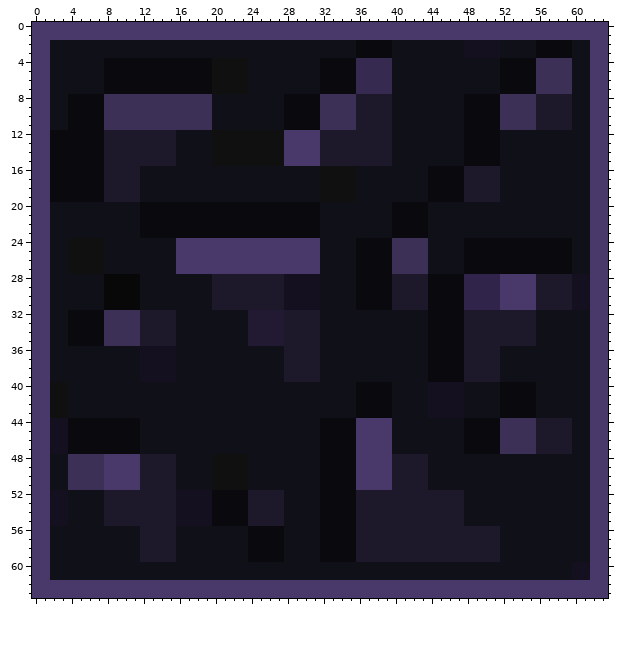
Edited in one commit: pixel-art sprite (nodes/default_obsidian.png). This is how it looked before the edit.
The file is 64x64 pixels. Colours within 5 levels of each other are drawn and written as one.
Now the later version:
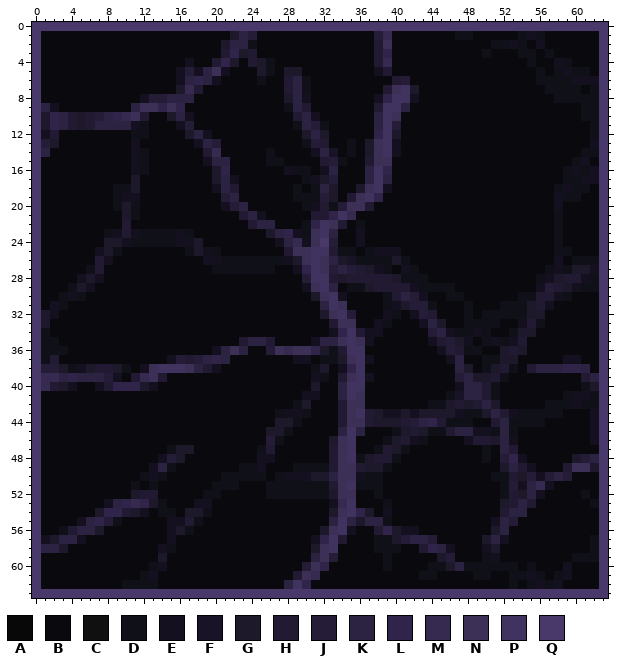
Palette (. is transparent): A #080808  B #09090e  C #101010  D #101018  E #141020  F #181326  G #1e182b  H #211a32  J #251d38  K #2c2342  L #30244a  M #362a50  N #3c3056  P #41335f  Q #48396a
Change:
Changed rows in their new state; - is an unchanged pixel.
first column x 1:
 1 BBBBBBBBBBBBBBBBBBBBBGKJBBBBBBBBBBBBBJMBBBBBBBDDBBBBBDEDBBBBBB
 2 BBBBBBBBBBBBBBBBBBBBGKK-BBBBBBBBBBB--HNBBBBBBBBBBBD-E-BE---BBB
 3 BBBBBBBBBBBBBBBBBBBBHLGHBBBBBBBBBBB--HLBBBBBBBBBBDBBB---D--BBB
 4 BBBBBBB---------E--HLGBHG-BBBBB----BBH-BBBBBBBBBBBB---DBBEDBBB
 5 BBBBBBB--------EJEKNEBBBG-BGGBB----BBEHBBBBBBBBBBBB----DBDE--B
 6 BBBBBBB--------EKLKEBBBB-BBHK-B----BBBBHJBBBBBBBBBB----DDDDEEE
 7 BBBBBBB--------GMH-BBBBBBBBHK-B----BBBHNPGBBBBBBBBB----BDDD-BD
 8 BBB----BBBBEJJKKKBBBBBBBBBBGKE-BBBBBBELPPEBBBBB----BBBBBBDD--D
 9 KEB----BBBK--L-LBBBBBBBBBBBDKH-BBBBBBHPPKBBBBBB----BBBBBBBBB-D
10 GLKHGHJKLM-HBBGKEBBBBBBBBBB-HKEBBBBBBKPNBBBBBBB----BBBBBBBBB-D
11 GLKHGHKKKKEDBBBEJBBBBBBBBBB-DKJDBBBBBKPJBBBBBBB----BBBBBBBBBBD
12 EH-----BBBDDBBBBGKEBBBBBBBBBBGK-BBBBBLPGBBBBBBB----BBBBBBBBBBD
13 JG-----BBBEBBBBBBEKJBBBBBBBBBDJHBBDB-NPEBBBBBBB----BBBBBBBBBBE
14 K------BBBEDBBBBBBHMBBBBBDBBBBEKFBDB-NPEBBBBBBB----BBBBBBBBB-D
15 B------BBBEDBBBBBBEKKBBBBDDBBBBHJDBBHNNBBBBBBBB----BBBBBBBB-EB
16 B------BBBE-BBBBBBBGLBBBBBBE--BEKBBBKPLBBBB----BBBBBBBBBBB-E-E
17 B------BBB-BBBBBBBBGKEBBBBBBB-EGJBBBKPKBBBB----BBBBBBBBBBB--EE
18 B------BDD-BBBBBBBBEKHBBBBBB-B-KGBBGNPEBBBB----BBBBBBBBBB-E--B
19 B------BDEEBBBBBBBBBJKBBBBBB---JGBHNPLBBBBB----BBBBBBBBBBE--BB
20 BBBBBBBB-G----------EJK------DEH-JNNHBB----BBBBBBBBBBBBBBEBBBB
21 BBBBBBBBBG------------HKE-----HHLPMBBBB----BBBBBBBBBBBBBB-BBBB
22 BBBBBBBBBHB------------HKK---DLPNHB-BBB----BBBBBBBBBBBBBB-BBBB
23 BBBBBBB-EHEDDDDED--------GKLEDNPKBBEBBB----BBBBBBBBBBBBBB-BBBB
24 BBBBBBBGGE-----EEGBBBBBBBBEKMENQJBBE---BBBBBBBB----------D-BBB
25 BBBBBBEG-BBBBBBBDGEDBBBBBBBHNNPPH---DEEEBBBBBBB----------DDBBB
26 BBBBBBHEBBBBBBBBBBEEDDDDDDDEGNPNKGFDDDDGDBBBBBB----------E---D
27 BBBBBDHBBBBBBBBBBBBDDDDDDDBBELPNJKJHGEDBEDBBBBB---------DEDGGE
28 BBBBEGEBBBBBBBBBBBBBBBBBBBBBBJPPHGHHHHH-DDD----BBBBBBBBDE-HH-D
29 BBB-GEBBBBBBBBBBBBBBBBBBBBBBB-NPKB-DGHHHHEDDDD-BBBBBBBBEJH--DD
30 BB-E-BBBBBBBBBBBBBBBBBBBBBBBBBGNPEB---DHKJE--DDBBBBBBDDHHEDBBB
31 BE-BBBBBBBBBBBBBBBBBBBBBBBBBBBBKPNB---DE-JJD---DBBBDDDGHEBBBBB
32 GEB----BBBBBBBBBBBBBBBBBBBBBBBBGNPJBBBE-BEJH---DBDDDDD-GBBBBBB
33 GBB----BBBBBBBBBBBBBBBBBBBBBBBBBHNNBBE-BBBEKG--DDDDBBEH-BBBBBB
34 DBB----BBBBBBBBBBBBBBBBBBBBBBBBBELPHEEBBBBBJKEDDEDBBD--BBBBBBB
35 D-B----BBBBBBBBBBBBBBBHKK-BBBBEKKNPNEBBBBBBEHJGEBDEDEHBBBBBBBB
36 D--BBBBBBBBBBBBBBBBEKNKBBJNMNNLG-HPPBBBBBBB-EJHDDBBGHGBBBBBBBB
37 DHBBBBBBBBBBBB-JHJKLKBBBBBBBEEB--GNPEBBBBBB--EKBBDDGGBBBBBEEBB
38 JJG-EGHHG-B-NPPPNKHEBBBBBBBBBBDGBELPBBBBBBB---K-BD-H-BHKKKLLKB
39 MMKLKKKJEBHMNHBBBBBBBBBBBBBBBBE-BHNPEBBBBBB---JK--H-BBBBBBBBHK
40 MHGEBBEHLLLGEBBBBBBBBBBBBBBBBBGBBKPP---BBBBBBB-KKH-----BBBBB-G
41 BBBBBBBBBBBBBBBBBBBBBBBBBBBBBEEBBKPN---BBBBBBDFKKH-----BBB-EED
42 BBBBBBBBBBBBBBBBBBBBBBBBBBBB-GBBBHNN---BBBBDDGHGHKG----B---E-D
43 BBBBBBBBBBBBBBBBBBBBBBBBBB-EE-BBBHNPHGEEGEGGGG---GKHEDD---BBBE
44 BBB--------BBBBBBBBBBBBBBBGG-BB--HNNHGGGHJKLH--D--HKDDDDBBBBBE
45 BBB--------BBBBBBBBBBBBBBGG-BBB--KPKBBB-GHG--HKKEEDKDBBBBBBBBE
46 BBB--------BBBBBBBBBBBBBBJ-BBBB-GNPBBBDGHE-BBBBEHHGKEBBBBBBBBE
47 BBB--------BBB-GGBBBBBBB-HBBBBB-HNPBBDHG-BBBBBB--D-KHBBBBBBBBB
48 BBBBBBBBBBBBBEJGBBBBBBBBEEBBBBB-HNPDGHHDBBBBBBBBB-BJLEBBBBBGJK
49 BBBBBBBBBBBBEKDBBBBBBBD-EBBB---DHNNHGGDBBBBBBBBBBBBGKHEBBBHNNG
50 BBBBBBBBBBBDEDBBBBBBDDD--B-EEEGGKNNEDDBBBBBBBBBBBB--HGJEJKJBBB
51 BBBBBBBBBBDBDBBBBBBDDDBBB------DHNPDDDBBBBBBBBBBBBB-JEKMEBBBBB
52 BBBBBBBBBB-HHBBBBBDD---BBDD----DGNNBBDBBBBBBBBBBBBB-HGKEBBBB-B
53 BBBBBBBEKLML-DBBB------BBBBBBBB-EMPBBBDBBBBBBBBBBBBGHKHBBBBBBD
54 BBBBBBGLLH-EBDDBGGD----BBBBBBBB-GNPL-BEBBBBBBBBBBBBHKKBBBBBBBB
55 BBBBEKLJDBBBBBE-HDB----BBBBBBBB-KPK-KKDBBBBBBBBBBBEKJBBBBBBBBB
56 BB-HKKGBBBBBBBEG-BBBBBB----BBBBGNPEBBHL-EEBBBBBBBB-KBBBBBBBBBB
57 EGKKEBBBBBBBBBEBBBBBBBB----BBBELPH-BBDD-JKKJBBBBB-KEBBBBBBBBBD
58 KKGBBBBBBBBBBEDBBBBBBBB----BBBGNP--BBDDDBBHLKEBBBE-BBBBBBBBBBD
59 BBBBBBBBBBBBB-BBBBBBBBB----BBBKNJ--BBBDBBBBB-JBBBDEBBBBBBBB--D
60 BBBBBBBBBBBB-EBBBBBBBBBBBBBBBJNLBBBBBB-BBBB--GK------B-BBBEBBB
61 BBBBBBBBBBB-EBBBBBBBBBBBBBBBHNMBBBBBBBBBBB--BBBB--BB--E-B-EBBB
62 BBBBBBBBBDDDDBBBBBBBBBBBBBBKPLBBBBBBBBBBBBBBBBBBBBBBDBDEDEBBBB
Changed places in both pictures, as pixel boxes (x1, y1, x2, y2):
changed: (41, 31, 599, 589)
